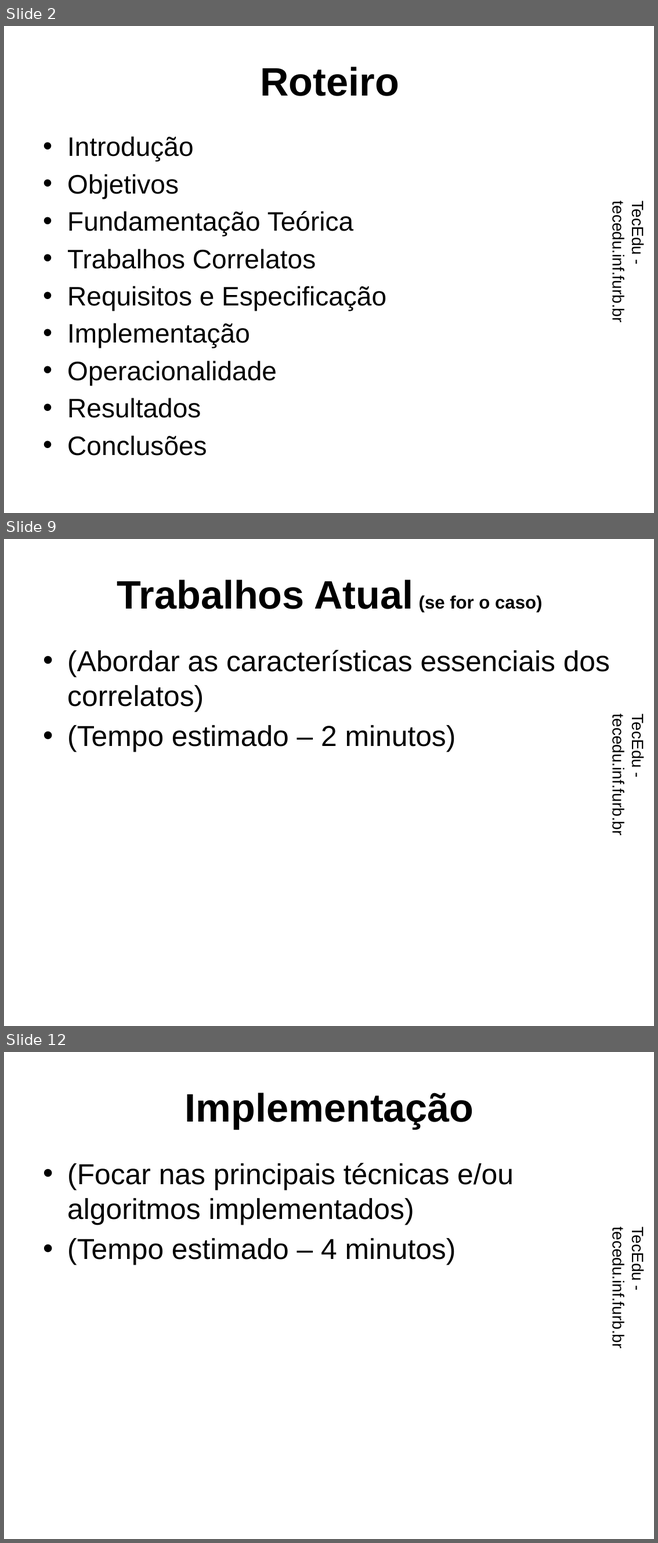
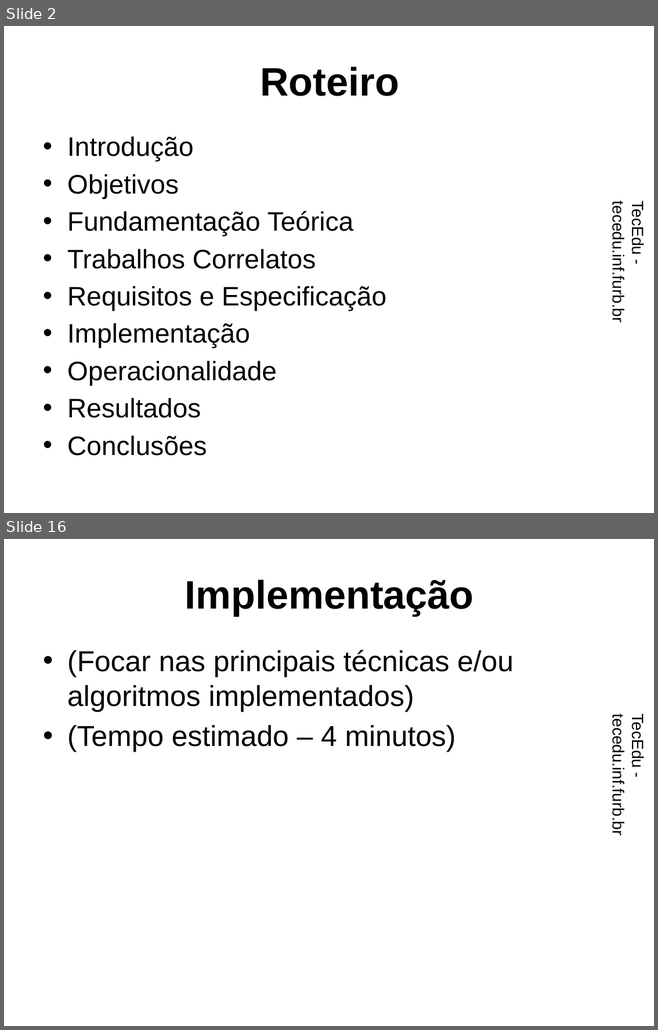
Before and after one commit to dalton-reis/tcc_RodrigoWernkePereira, a slide deck: Apresentação/EcosAR.pptx. Shown one above the other, each under a label of ours: slides 2, 9 and 12 before the commit, slides 2 and 16 after it; the slides between them are not shown. The pictures are 658x1543 and 658x1030 pixels, drawn with LibreOffice and Linux fonts; fonts in the diff are those of the drawing; background and template pictures are left out. Boxes give left, top, right and bottom in pixels: in the first picture for what was removed or moved away, otherwise in the second. Text is boxed around its words. In the diff, an @@ line names an element or a change of style, - is before the commit and + after.

```diff
--- a/Apresentação/EcosAR.pptx
+++ b/Apresentação/EcosAR.pptx
@@ slide 9 removed at [4,539,654,1026], background picture (left out); not listed: 1 template element that a slide beside it also shows @@
@@ title removed at [117,580,542,612] @@
-Trabalhos Atual (se for o caso)
@@ text removed at [67,650,610,752] @@
-• (Abordar as características essenciais dos correlatos)
-• (Tempo estimado – 2 minutos)
@@ what was slide 12 is now slide 16 @@
```
Also in this commit, not shown: 1 slide changed, 21 slides added, 10 other slides removed.
